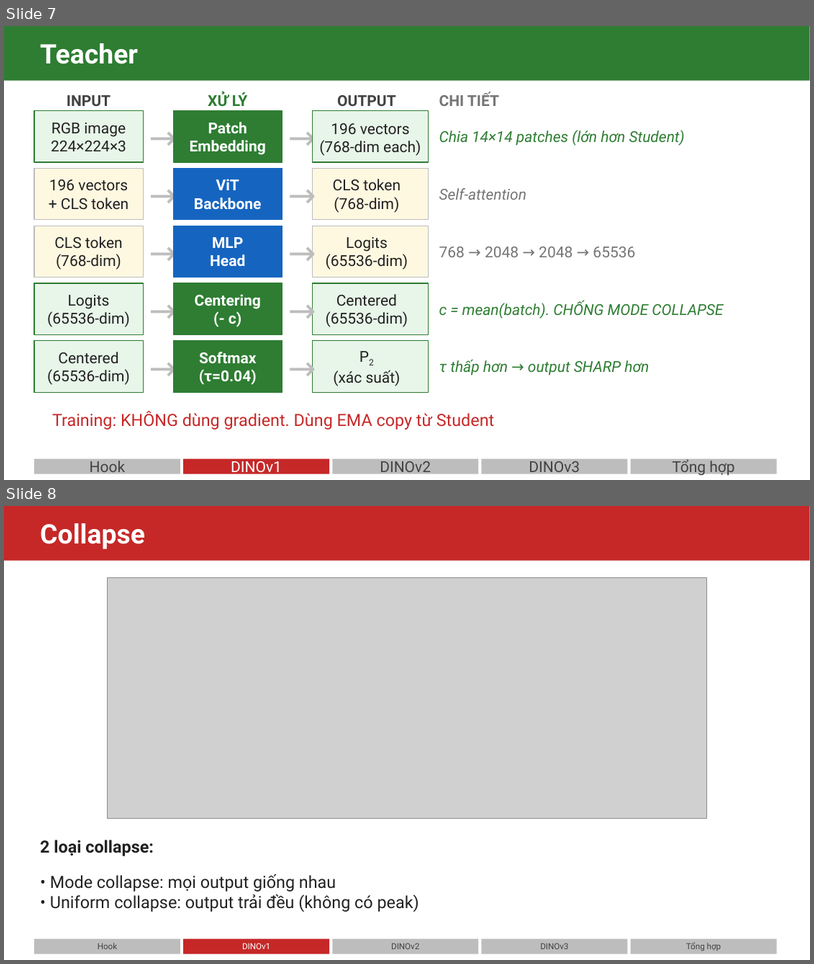
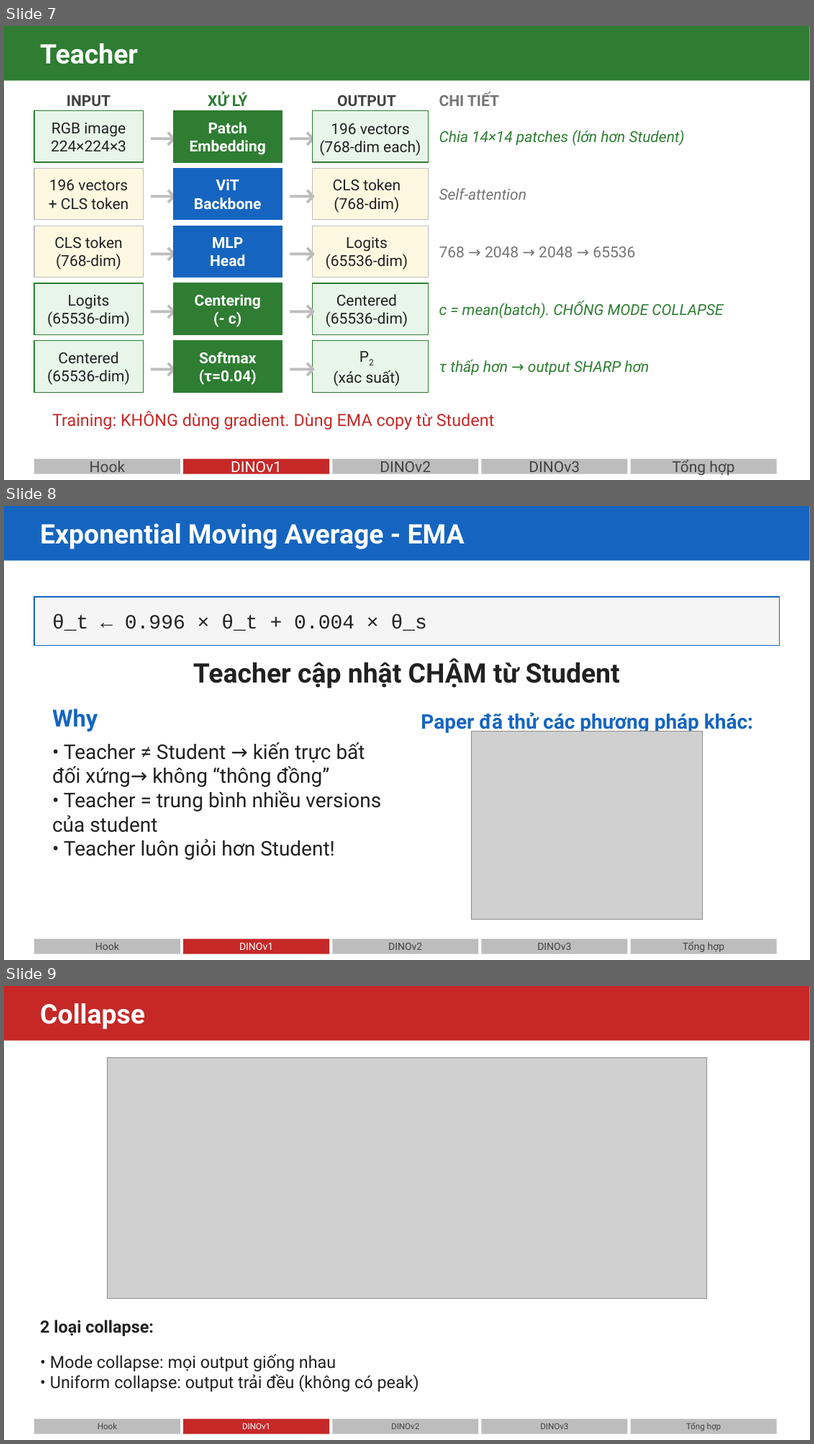
Before and after one commit to nmnhut-it/Dino, a slide deck: DINO_Seminar_v69.1.pptx. Shown one above the other, each under a label of ours: slides 7 and 8 before the commit, slides 7, 8 and 9 after it. The pictures are 814x964 and 814x1444 pixels, drawn with LibreOffice and Linux fonts; fonts in the diff are those of the drawing; grey boxes stand for pictures. Boxes give left, top, right and bottom in pixels: in the first picture for what was removed or moved away, otherwise in the second. Text is boxed around its words. In the diff, an @@ line names an element or a change of style, - is before the commit and + after.

```diff
--- a/DINO_Seminar_v69.1.pptx
+++ b/DINO_Seminar_v69.1.pptx
@@ slide 8 added at (4,506,810,960), background #FFFFFF @@
@@ rectangle added at (4,506,810,561), fill #1565C0 @@
@@ text added at (40,523,465,549), 32 pt, text #FFFFFF, bold @@
+Exponential Moving Average - EMA
@@ rectangle added at (34,597,780,645), fill #F5F5F5, outline #1565C0 1 pt @@
@@ text added at (52,614,427,631), 24 pt, text #212121 @@
+θ_t ← 0.996 × θ_t + 0.004 × θ_s
@@ text added at (193,658,620,688), 32 pt, text #212121, bold @@
+Teacher cập nhật CHẬM từ Student
@@ text added at (52,708,98,731), 28 pt, text #1565C0, bold @@
+Why
@@ text added at (421,712,754,734), 24 pt, text #1565C0, bold @@
+Paper đã thử các phương pháp khác:
@@ text added at (52,742,381,860), 24 pt, text #212121 @@
+• Teacher ≠ Student → kiến trực bất đối xứng→ không “thông đồng”
+• Teacher = trung bình nhiều versions của student
+• Teacher luôn giỏi hơn Student!
@@ picture added at (471,731,702,919) @@
@@ rectangle added at (34,939,180,954), fill #BDBDBD @@
@@ text added at (95,942,119,950), 12 pt, text #424242 @@
+Hook
@@ rectangle added at (184,939,330,954), fill #C62828 @@
@@ text added at (239,942,273,950), 12 pt, text #FFFFFF @@
+DINOv1
@@ rectangle added at (332,939,479,954), fill #BDBDBD @@
@@ text added at (388,942,422,950), 12 pt, text #424242 @@
+DINOv2
@@ rectangle added at (482,939,628,954), fill #BDBDBD @@
@@ text added at (538,942,571,950), 12 pt, text #424242 @@
+DINOv3
@@ rectangle added at (630,939,777,954), fill #BDBDBD @@
@@ text added at (683,941,725,952), 12 pt, text #424242 @@
+Tổng hợp
@@ what was slide 8 is now slide 9 @@
```
Also in this commit, not shown: 2 slides changed, 2 other slides added, 13 slides removed, 2 other files.
